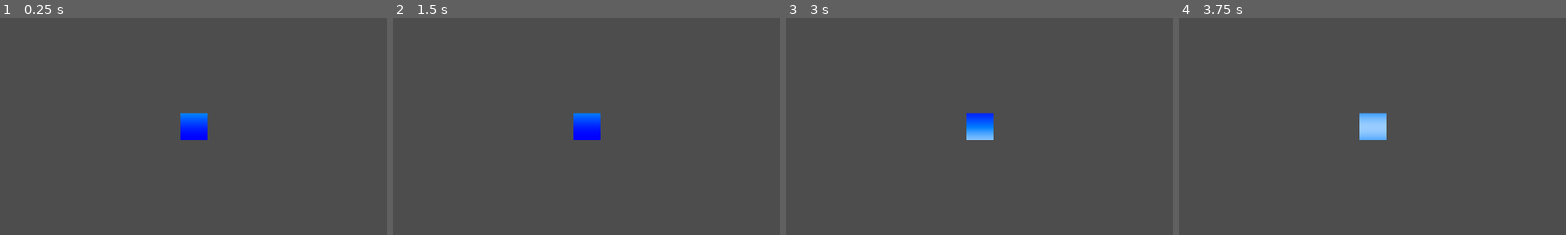
Above: before the commit, frames 1-4 (left to right).
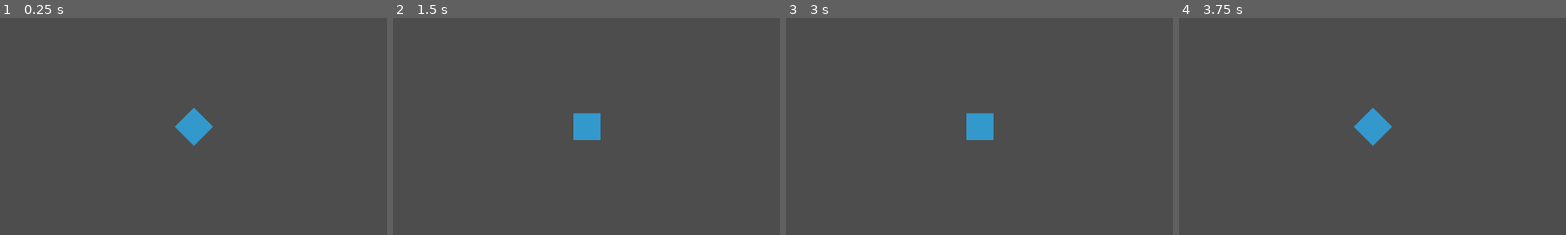
Above: after the commit, the same moments.

Repository: Jaiveer2525/graphics-programming-playground
Game: Godot game, scene res://node_2d.tscn
Two runs of this game, one before a commit and one after it. Both use one fixed random seed, a clock stepped at 60 frames per second and the inputs below.
Inputs:
- Up to frame 1 (0.25 s): no input
- Up to frame 2 (1.5 s): no input
- Up to frame 3 (3 s): no input
- Up to frame 4 (3.75 s): no input
The pictures show only the part of the screen within x 19-69%, y 0-50%; the shares and areas given below are measured in that part.

The runs differ from the first frame. In frame 1, 1.0% of the frame differs, in the area x 45-56%, y 41-59%; in frame 2, 0.9%; in frame 3, 0.9%; in frame 4, 1.0%.

Commit message:
Spin square

Diff:
--- a/node_3d.tscn
+++ b/node_3d.tscn
@@ -3,8 +3,8 @@
 [ext_resource type="Material" uid="uid://dtj31bo8jhbpl" path="res://shaders/test-3d.tres" id="1_a202f"]
 
 [sub_resource type="PlaneMesh" id="PlaneMesh_a202f"]
-subdivide_width = 64
-subdivide_depth = 64
+subdivide_width = 32
+subdivide_depth = 32
 
 [node name="Node3D" type="Node3D"]
 
--- a/shaders/test-3d.gdshader
+++ b/shaders/test-3d.gdshader
@@ -1,26 +1,33 @@
 shader_type spatial;
 
+uniform sampler2D noise_tex;
 uniform float wave_strength = 0.01;
 uniform float wave_frequency = 50.0;
 uniform float time_speed = 1.0;
 uniform float t = 0.0;
 void vertex() {
 	// Called for every vertex the material is visible on.
-    // Create a checker pattern of waves
-    //float wave = sin(VERTEX.x * wave_frequency + t);
-    // Apply wave to vertical displacement (Y axis)
-    //VERTEX.y += wave * wave_strength;
-
+	float n = texture(noise_tex, UV * 1.4 + vec2(TIME * 0.1, 0.0)).r;
+	VERTEX.y += -n*0.08;
 }
 
 uniform vec4 water_color : source_color = vec4(0.2, 0.6, 1.0, 1.0); // light blue
 uniform vec3 white : source_color = vec3(1,1,1);
-uniform sampler2D noise_tex;
+uniform vec3 colour2 : source_color = vec3(0.2, 0.667, 0.839);
+
 void fragment() {
 	// Called for every pixel the material is visible on.
 	float n = texture(noise_tex, UV * 1.4 + vec2(TIME * 0.1, 0.0)).r;
-	vec3 final_color = mix((water_color.rgb), white, n);
-	ALBEDO = final_color;
+	vec3 final_color = mix((water_color.rgb), white * 0.1, n);
+	float m = texture(noise_tex, UV * 1.4 + vec2((TIME + 1.5) * 0.2, 0.0)).r;
+	vec3 second_layer = mix(colour2, white * 0.1, m);
+
+	vec2 uv3 = UV * 8.0 + vec2(TIME * 0.9, TIME * 0.1);
+	float n3 = texture(noise_tex, uv3).r;
+	vec3 layer3 = mix(vec3(0.0), white, n3 * 0.2);
+
+	ALBEDO = (final_color * 0.7 + second_layer * 0.7 + layer3 * 0.3);
+	EMISSION = layer3 * 0.1;
 }
 
 //void light() {
--- a/shaders/test-3d.tres
+++ b/shaders/test-3d.tres
@@ -10,6 +10,7 @@
 shader_parameter/wave_frequency = 1.0
 shader_parameter/time_speed = 1.0
 shader_parameter/t = 0.0
-shader_parameter/water_color = Color(0.109804, 0.309804, 1, 1)
+shader_parameter/water_color = Color(0.2, 0.6, 1, 1)
 shader_parameter/white = Color(1, 1, 1, 1)
+shader_parameter/colour2 = Color(0.2, 0.667, 0.839, 1)
 shader_parameter/noise_tex = ExtResource("2_gu6al")
--- a/shaders/test1.gdshader
+++ b/shaders/test1.gdshader
@@ -1,25 +1,29 @@
 shader_type canvas_item;
 
-void vertex() {
-	//float t1 = sin(TIME * 2.0 + UV.y * 4.0);
-	//float t2 = cos(TIME * 1.5 + UV.x * 3.0);
-	//vec2 vertex = VERTEX;
-	//vertex.x += (UV.y) * t1 * 8.0;
-	//vertex.y += (UV.y) * t2 * 4.0;
-	//VERTEX = vertex;
+vec2 complex_mul(vec2 a, vec2 b) {
+    return vec2(
+        a.x * b.x - a.y * b.y,
+        a.x * b.y + a.y * b.x
+    );
 }
 
-uniform vec4 water_color : source_color = vec4(0.2, 0.6, 1.0, 1.0); // light blue
-uniform vec3 white = vec3(1,1,1);
-uniform float speed = 15.0;
-uniform float density = 30.0;
+vec2 rotate_point(vec2 point, vec2 center, float angle) {
+    vec2 relative = point - center;
+    vec2 rotation = vec2(cos(angle), sin(angle)); // e^(iθ)
+    vec2 rotated = complex_mul(relative, rotation);
+    return rotated + center;
+}
+
+
+void vertex() {
+	float r = VERTEX.x;
+	float i = VERTEX.y;
+	vec2 z = vec2(r, i);
+	VERTEX = rotate_point(z, vec2(20, 20), fract(TIME) * 3.14);
+}
 
 void fragment() {
-	// Called for every pixel the material is visible on.
-	float wave =  sin(SCREEN_UV.y * density + -TIME * speed) -1.5 ;
-	float shade = 1.0 + (wave); // 0.6 to 1.0
-	vec3 final_color = mix((water_color.rgb), white, shade);
-	COLOR = vec4(final_color, 1.0);
+	COLOR = vec4(0.2 , 0.6 , 0.8 , 1.0);
 }
 
 //void light() {
